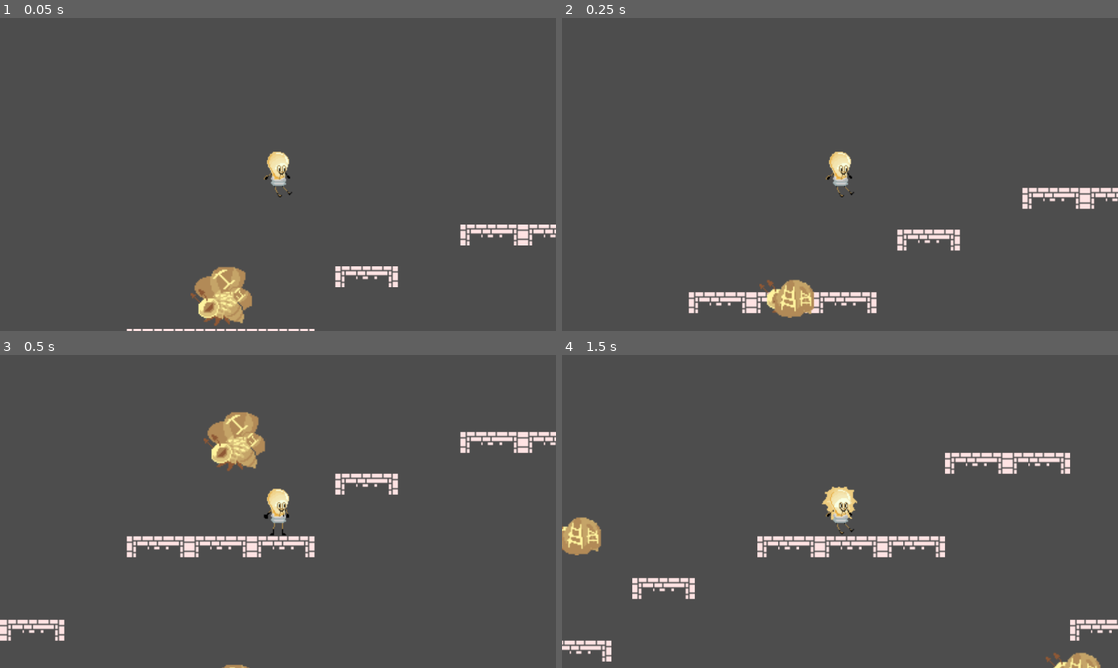
Above: before the commit, frames 1-4 (two rows, left to right).
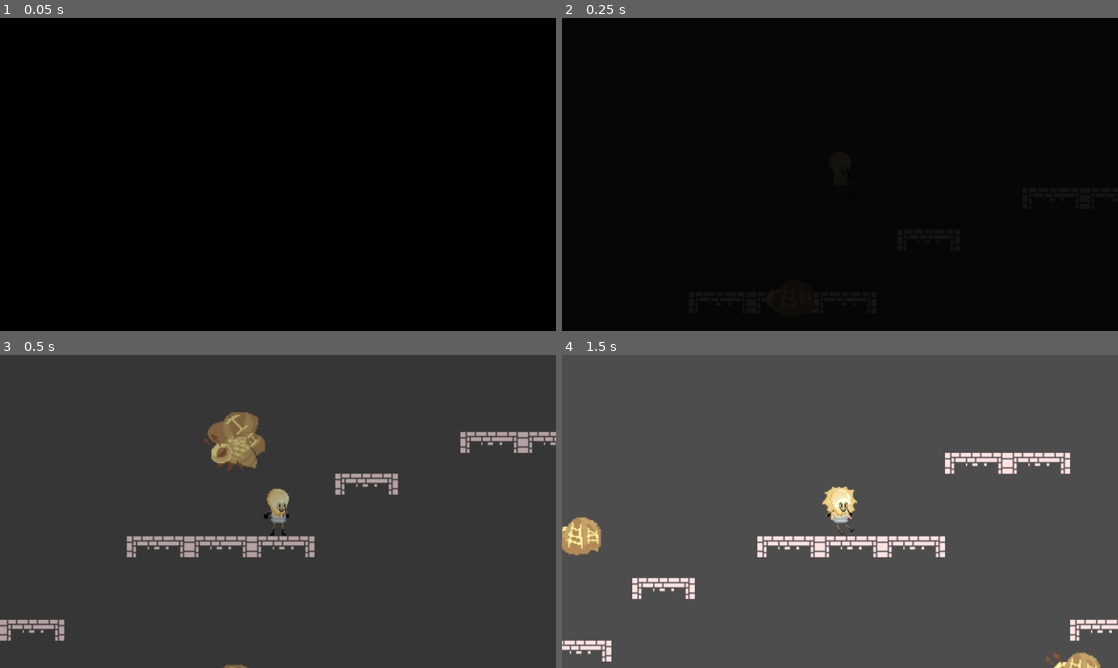
Above: after the commit, the same moments.

Repository: EXLAIZOR/tick-times
Game: Godot game, scene res://Scenes/level1.tscn
Same seed, same stepped clock (60 frames per second), same inputs: the game is played once before the commit and once after it.
Inputs (mouse positions are in pixels of both pictures, inside the frame that each line leads up to):
- Up to frame 1 (0.05 s): no input
- Up to frame 2 (0.25 s): no input
- Up to frame 3 (0.5 s): no input
- Up to frame 4 (1.5 s): move the mouse to (962, 495) at 0.52 s; hold D (MoveRight) from 0.53 s (still down); click (962, 495) at 0.6 s; tap W (Jump) at 0.77 s; move the mouse to (728, 527) at 1.27 s; click (728, 527) at 1.35 s

The runs differ from the first frame. In frame 1, 100% of the frame differs, in the area x 0-100%, y 0-100%; in frame 2, 100%; in frame 3, 5.3%; in frame 4, nothing differs.

Commit message:
scene transitions update

Diff:
--- a/Scenes/level1.tscn
+++ b/Scenes/level1.tscn
@@ -1,6 +1,7 @@
 [gd_scene format=4 uid="uid://pv7vm5novsk4"]
 
 [ext_resource type="PackedScene" uid="uid://2xm1dxonhn47" path="res://enemy.tscn" id="1_c5erv"]
+[ext_resource type="Script" uid="uid://bwi50s4exja0v" path="res://Singleton/level_1.gd" id="1_lyd6k"]
 [ext_resource type="Texture2D" uid="uid://dr2fhqda2tcg8" path="res://assets/images/Tilemap/LittleJumper1bitAssets/Tileset/1bitfull_tileset.png" id="1_sbmc0"]
 [ext_resource type="PackedScene" uid="uid://bif7kogln61f3" path="res://player.tscn" id="2_vly50"]
 
@@ -140,7 +141,11 @@
 sources/0 = SubResource("TileSetAtlasSource_8j1ym")
 sources/1 = SubResource("TileSetScenesCollectionSource_c5erv")
 
+[sub_resource type="RectangleShape2D" id="RectangleShape2D_e1x5f"]
+size = Vector2(60, 20)
+
 [node name="LevelRoot" type="Node2D" unique_id=1656716161]
+script = ExtResource("1_lyd6k")
 
 [node name="Enemy" parent="." unique_id=28214811 instance=ExtResource("1_c5erv")]
 position = Vector2(723, 174)
@@ -164,3 +169,11 @@
 
 [node name="Enemy5" parent="." unique_id=1543526600 instance=ExtResource("1_c5erv")]
 position = Vector2(1000, 532)
+
+[node name="Area2D" type="Area2D" parent="." unique_id=155589181]
+
+[node name="CollisionShape2D" type="CollisionShape2D" parent="Area2D" unique_id=1743655264]
+position = Vector2(1258, 48)
+shape = SubResource("RectangleShape2D_e1x5f")
+
+[connection signal="body_entered" from="Area2D" to="." method="_on_area_2d_body_entered"]
--- /dev/null
+++ b/Scenes/level_2.gd
@@ -0,0 +1,17 @@
+extends Node2D
+
+
+##
+func _ready() -> void:
+	SceneTransitions.fade_in()
+
+
+
+
+## Transition: Scene 3
+func _on_area_2d_body_entered(_body: Node2D) -> void:
+	SceneTransitions.fade_out()
+
+	await SceneTransitions.fade_complete
+
+	get_tree().call_deferred("change_scene_to_file", "res://Scenes/level_3.tscn")
--- a/Scenes/level_2.tscn
+++ b/Scenes/level_2.tscn
@@ -1,5 +1,6 @@
 [gd_scene format=4 uid="uid://eg06sud37q35"]
 
+[ext_resource type="Script" uid="uid://bccdix8xuftt5" path="res://Scenes/level_2.gd" id="1_1q6tm"]
 [ext_resource type="Texture2D" uid="uid://dr2fhqda2tcg8" path="res://assets/images/Tilemap/LittleJumper1bitAssets/Tileset/1bitfull_tileset.png" id="1_12fag"]
 [ext_resource type="PackedScene" uid="uid://2xm1dxonhn47" path="res://enemy.tscn" id="2_1q6tm"]
 [ext_resource type="PackedScene" uid="uid://bif7kogln61f3" path="res://player.tscn" id="3_v36qu"]
@@ -134,7 +135,11 @@
 sources/0 = SubResource("TileSetAtlasSource_cggpd")
 sources/1 = SubResource("TileSetScenesCollectionSource_055b2")
 
+[sub_resource type="RectangleShape2D" id="RectangleShape2D_e1x5f"]
+size = Vector2(50, 43)
+
 [node name="Node2D" type="Node2D" unique_id=561422748]
+script = ExtResource("1_1q6tm")
 
 [node name="TileMapLayer" type="TileMapLayer" parent="." unique_id=2092074679]
 position = Vector2(-1, 0)
@@ -143,3 +148,9 @@
 
 [node name="Player" parent="." unique_id=1425424670 instance=ExtResource("3_v36qu")]
 position = Vector2(44, 54)
+
+[node name="Area2D" type="Area2D" parent="." unique_id=206789322]
+
+[node name="CollisionShape2D" type="CollisionShape2D" parent="Area2D" unique_id=1089324506]
+position = Vector2(1275, 63.5)
+shape = SubResource("RectangleShape2D_e1x5f")
--- /dev/null
+++ b/Scenes/level_3.gd
@@ -0,0 +1,6 @@
+extends Node2D
+
+
+##
+func _ready() -> void:
+	SceneTransitions.fade_in()
--- a/Scenes/level_3.tscn
+++ b/Scenes/level_3.tscn
@@ -1,6 +1,7 @@
 [gd_scene format=4 uid="uid://cgrlrsfevlfsd"]
 
 [ext_resource type="Texture2D" uid="uid://dr2fhqda2tcg8" path="res://assets/images/Tilemap/LittleJumper1bitAssets/Tileset/1bitfull_tileset.png" id="1_76ybr"]
+[ext_resource type="Script" uid="uid://c72eh7b2xk4g2" path="res://Scenes/level_3.gd" id="1_s8nj6"]
 [ext_resource type="PackedScene" uid="uid://2xm1dxonhn47" path="res://enemy.tscn" id="2_s8nj6"]
 [ext_resource type="PackedScene" uid="uid://bif7kogln61f3" path="res://player.tscn" id="3_vwg62"]
 
@@ -139,6 +140,7 @@
 sources/1 = SubResource("TileSetScenesCollectionSource_6whob")
 
 [node name="Node2D" type="Node2D" unique_id=850393609]
+script = ExtResource("1_s8nj6")
 
 [node name="TileMapLayer" type="TileMapLayer" parent="." unique_id=1914430961]
 position = Vector2(0, -1)
--- /dev/null
+++ b/Singleton/level_1.gd
@@ -0,0 +1,16 @@
+extends Node2D
+
+##
+
+##
+func _ready() -> void:
+	SceneTransitions.fade_in()
+
+
+## Transition: Scene Two
+func _on_area_2d_body_entered(_body: Node2D) -> void:
+	SceneTransitions.fade_out()
+
+	await SceneTransitions.fade_complete
+
+	get_tree().call_deferred("change_scene_to_file", "res://Scenes/level_2.tscn")
--- /dev/null
+++ b/Singleton/scene_transitions.gd
@@ -0,0 +1,37 @@
+extends Node
+
+## Scene Transitions Singleton
+
+## Signals
+signal fade_complete()
+
+
+## Node References
+@onready var fade_to_black: ColorRect = $CanvasLayer20/FadeToBlack
+@onready var animation_player: AnimationPlayer = $AnimationPlayer
+
+
+## Variables
+
+## Intitialization
+func _ready() -> void:
+	fade_to_black.hide()
+
+
+func fade_in() -> void:
+	fade_to_black.show()
+	animation_player.play("Scene_Transition")
+
+	await animation_player.animation_finished
+	fade_to_black.hide()
+
+
+func fade_out() -> void:
+	fade_to_black.show()
+	animation_player.play_backwards("Scene_Transition")
+
+	await animation_player.animation_finished
+	fade_to_black.hide()
+
+
+	fade_complete.emit()
--- /dev/null
+++ b/Singleton/scene_transitions.tscn
@@ -0,0 +1,58 @@
+[gd_scene format=3 uid="uid://fgil3o5vx7lt"]
+
+[ext_resource type="Script" uid="uid://blwfawa084ldn" path="res://Singleton/scene_transitions.gd" id="1_jgmsn"]
+
+[sub_resource type="Animation" id="Animation_jgmsn"]
+length = 0.001
+tracks/0/type = "value"
+tracks/0/imported = false
+tracks/0/enabled = true
+tracks/0/path = NodePath("CanvasLayer20/FadeToBlack:color")
+tracks/0/interp = 1
+tracks/0/loop_wrap = true
+tracks/0/keys = {
+"times": PackedFloat32Array(0),
+"transitions": PackedFloat32Array(1),
+"update": 0,
+"values": [Color(0, 0, 0, 1)]
+}
+
+[sub_resource type="Animation" id="Animation_lwl7u"]
+resource_name = "Scene_Transition"
+length = 0.6
+step = 0.1
+tracks/0/type = "value"
+tracks/0/imported = false
+tracks/0/enabled = true
+tracks/0/path = NodePath("CanvasLayer20/FadeToBlack:color")
+tracks/0/interp = 1
+tracks/0/loop_wrap = true
+tracks/0/keys = {
+"times": PackedFloat32Array(0, 0.2, 0.6),
+"transitions": PackedFloat32Array(1, 1, 1),
+"update": 0,
+"values": [Color(0, 0, 0, 1), Color(0, 0, 0, 1), Color(0, 0, 0, 0)]
+}
+
+[sub_resource type="AnimationLibrary" id="AnimationLibrary_jw45m"]
+_data = {
+&"RESET": SubResource("Animation_jgmsn"),
+&"Scene_Transition": SubResource("Animation_lwl7u")
+}
+
+[node name="SceneTransitions" type="Node" unique_id=378478983]
+script = ExtResource("1_jgmsn")
+
+[node name="CanvasLayer20" type="CanvasLayer" parent="." unique_id=843306921]
+layer = 20
+
+[node name="FadeToBlack" type="ColorRect" parent="CanvasLayer20" unique_id=939469471]
+anchors_preset = 15
+anchor_right = 1.0
+anchor_bottom = 1.0
+grow_horizontal = 2
+grow_vertical = 2
+color = Color(0, 0, 0, 1)
+
+[node name="AnimationPlayer" type="AnimationPlayer" parent="." unique_id=1907252576]
+libraries/ = SubResource("AnimationLibrary_jw45m")
--- a/area_2d.gd
+++ /dev/null
@@ -1,11 +0,0 @@
-extends Area2D
-
-
-# Called when the node enters the scene tree for the first time.
-func _ready() -> void:
-	pass # Replace with function body.
-
-
-# Called every frame. 'delta' is the elapsed time since the previous frame.
-func _process(delta: float) -> void:
-	pass
--- a/project.godot
+++ b/project.godot
@@ -18,6 +18,10 @@
 run/main_scene="uid://pv7vm5novsk4"
 config/features=PackedStringArray("4.7", "Forward Plus")
 config/icon="res://icon.svg"
+
+[autoload]
+
+SceneTransitions="*uid://fgil3o5vx7lt"
 
 [display]
 
Not shown, added: Scenes/level_2.gd.uid
Not shown, added: Scenes/level_3.gd.uid
Not shown, added: Singleton/level_1.gd.uid
Not shown, added: Singleton/scene_transitions.gd.uid
Not shown, removed: area_2d.gd.uid
